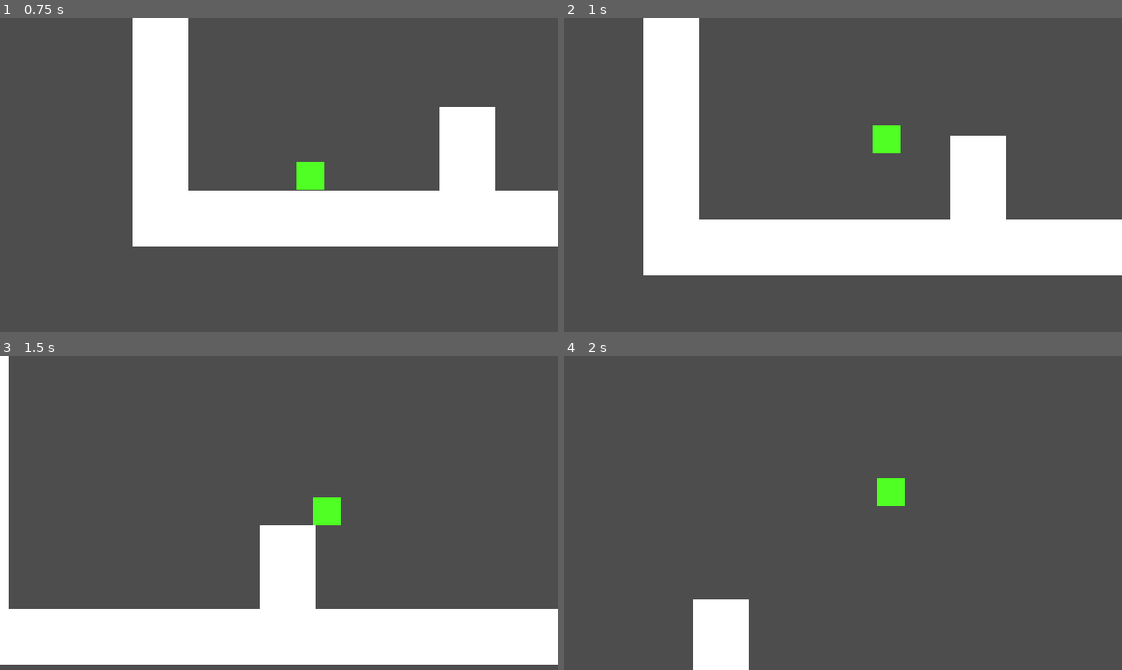
Above: before the commit, frames 1-4 (two rows, left to right).
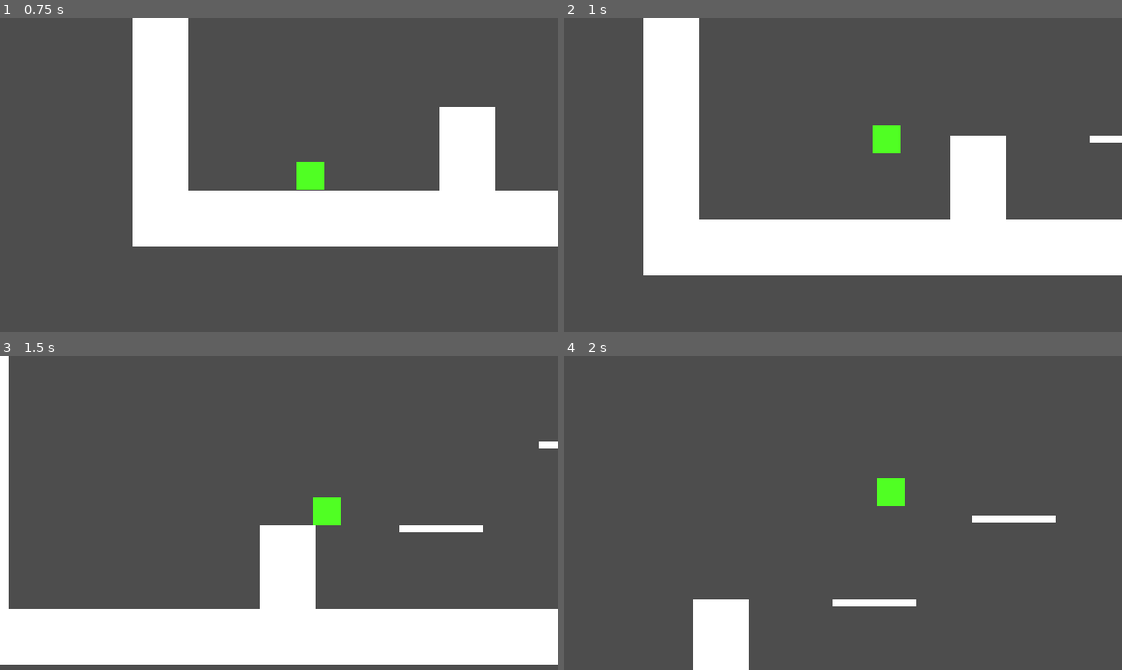
Above: after the commit, the same moments.

Repository: Addrakur/JubiscleiaGodot
Game: Godot game, scene res://levels/level_test.tscn
Two runs of this game, one before a commit and one after it. Both use one fixed random seed, a clock stepped at 60 frames per second and the inputs below.
Inputs:
- Up to frame 1 (0.75 s): hold D (right) from 0.53 s (still down)
- Up to frame 2 (1 s): keep holding D (right); tap Space (jump) at 0.77 s
- Up to frame 3 (1.5 s): keep holding D (right)
- Up to frame 4 (2 s): keep holding D (right); tap Space (jump) at 1.52 s

Frame 1 is identical in both runs. In frame 2, 0.1% of the frame differs, in the area x 94-100%, y 37-40%; in frame 3, 0.4%; in frame 4, 0.7%, in the area x 48-89%, y 50-80%.

Commit message:
Plataforma funcional

Diff:
--- a/Jubiscleia/levels/level_test.tscn
+++ b/Jubiscleia/levels/level_test.tscn
@@ -1,6 +1,7 @@
-[gd_scene load_steps=3 format=3 uid="uid://g5ygoqs8aqtn"]
+[gd_scene load_steps=4 format=3 uid="uid://g5ygoqs8aqtn"]
 
 [ext_resource type="PackedScene" uid="uid://bjnydnpb0bjuf" path="res://player/player.tscn" id="2_c3vei"]
+[ext_resource type="PackedScene" uid="uid://bi6cc6w3ecvyj" path="res://levels/plataform.tscn" id="2_tceqm"]
 
 [sub_resource type="GDScript" id="GDScript_pppg1"]
 script/source = "extends StaticBody2D
@@ -26,3 +27,9 @@
 
 [node name="player" parent="." instance=ExtResource("2_c3vei")]
 position = Vector2(144, 528)
+
+[node name="Plataform" parent="." instance=ExtResource("2_tceqm")]
+position = Vector2(512, 480)
+
+[node name="Plataform2" parent="." instance=ExtResource("2_tceqm")]
+position = Vector2(672, 384)
--- a/Jubiscleia/levels/plataform.tscn
+++ b/Jubiscleia/levels/plataform.tscn
@@ -1,3 +1,14 @@
-[gd_scene format=3 uid="uid://bi6cc6w3ecvyj"]
+[gd_scene load_steps=2 format=3 uid="uid://bi6cc6w3ecvyj"]
+
+[sub_resource type="RectangleShape2D" id="RectangleShape2D_0mc3m"]
+size = Vector2(96, 8)
 
 [node name="Plataform" type="StaticBody2D"]
+
+[node name="Polygon2D" type="Polygon2D" parent="."]
+polygon = PackedVector2Array(0, 0, 96, 0, 96, 8, 0, 8)
+
+[node name="CollisionShape2D" type="CollisionShape2D" parent="."]
+position = Vector2(48, 4)
+shape = SubResource("RectangleShape2D_0mc3m")
+one_way_collision = true
